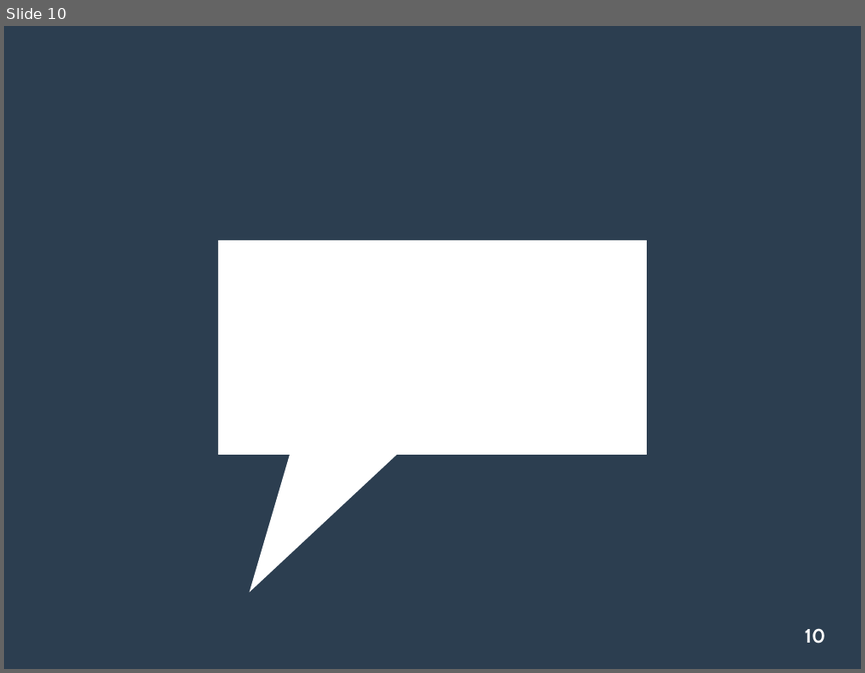
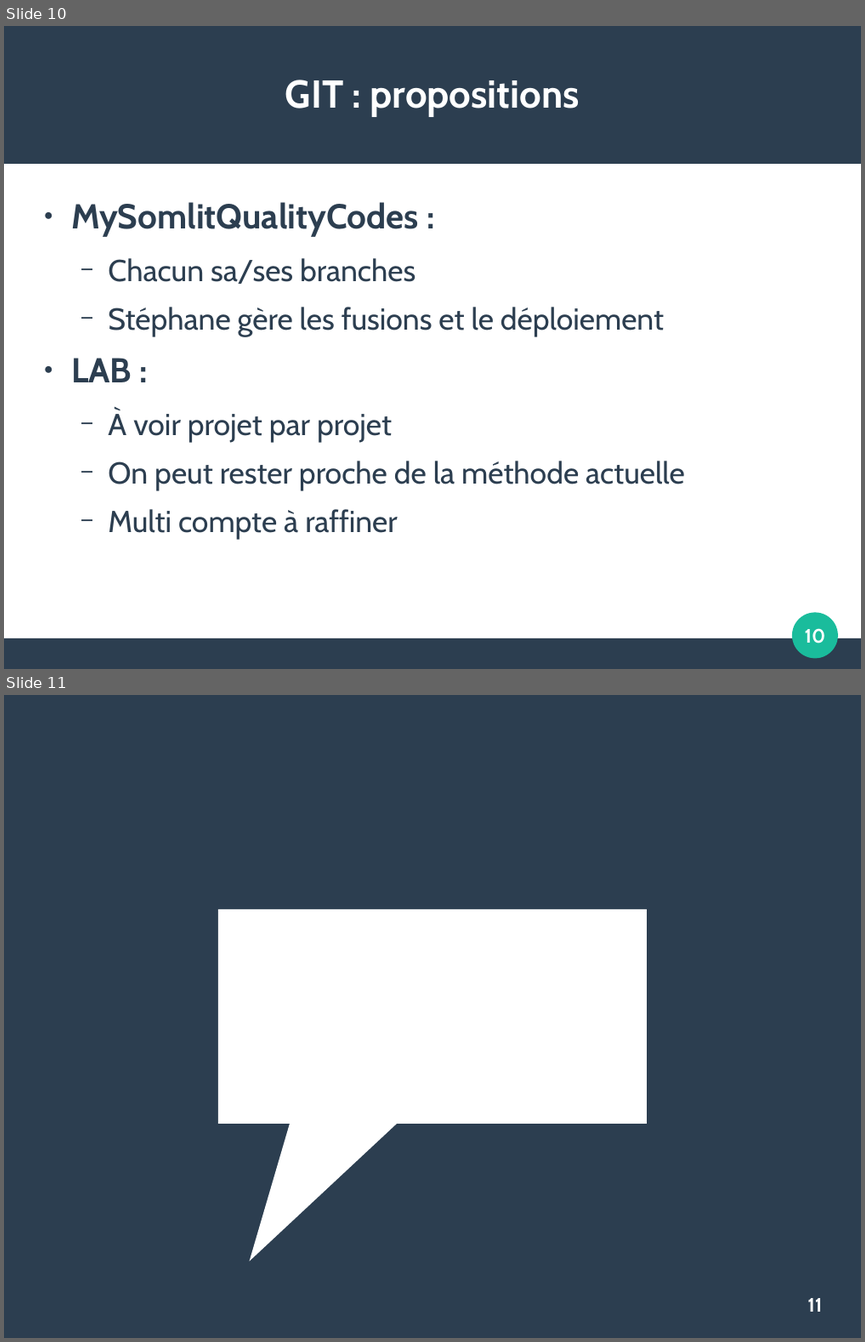
Before and after one commit to FAbOnGitHub/IntroductionGitLab, a slide deck: 20181008_initiation_GitLab_FM.odp. Shown one above the other, each under a label of ours: slide 10 before the commit, slides 10 and 11 after it. The pictures are 865x673 and 865x1342 pixels, drawn with LibreOffice and Linux fonts; fonts in the diff are those of the drawing; background and template pictures are left out. Boxes give left, top, right and bottom in pixels: in the first picture for what was removed or moved away, otherwise in the second. Text is boxed around its words. In the diff, an @@ line names an element or a change of style, - is before the commit and + after.

```diff
--- a/20181008_initiation_GitLab_FM.odp
+++ b/20181008_initiation_GitLab_FM.odp
@@ slide 10 added at bbox=[4, 26, 861, 669], background #FFFFFF @@
@@ rectangle added at bbox=[4, 26, 861, 164], fill #2C3E50 @@
@@ title added at bbox=[285, 80, 579, 117], 36 pt, text #FFFFFF, bold @@
+GIT : propositions
@@ text added at bbox=[71, 202, 685, 539], 28 pt, text #2C3E50 @@
+● MySomlitQualityCodes :
+  − Chacun sa/ses branches
+  − Stéphane gère les fusions et le déploiement
+● LAB :
+  − À voir projet par projet
+  − On peut rester proche de la méthode actuelle
+  − Multi compte à raffiner
@@ ellipse added at bbox=[793, 612, 838, 658], fill #1ABC9C @@
@@ page number added at bbox=[805, 628, 826, 643], 18 pt, text #FFFFFF, bold @@
+10
@@ rectangle added at bbox=[4, 638, 861, 669], fill #2C3E50 @@
@@ what was slide 10 is now slide 11 @@
@@ page number at bbox=[807, 1298, 822, 1311]: text changed @@
-10
+11
```
Also in this commit, not shown: 3 slides changed, 1 other slide added, 1 slide removed.
